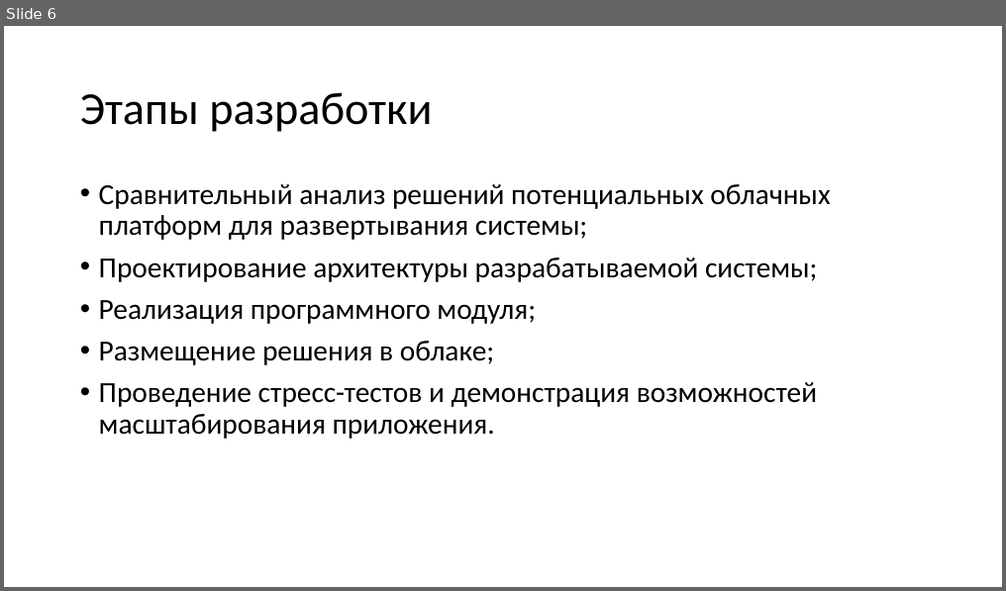
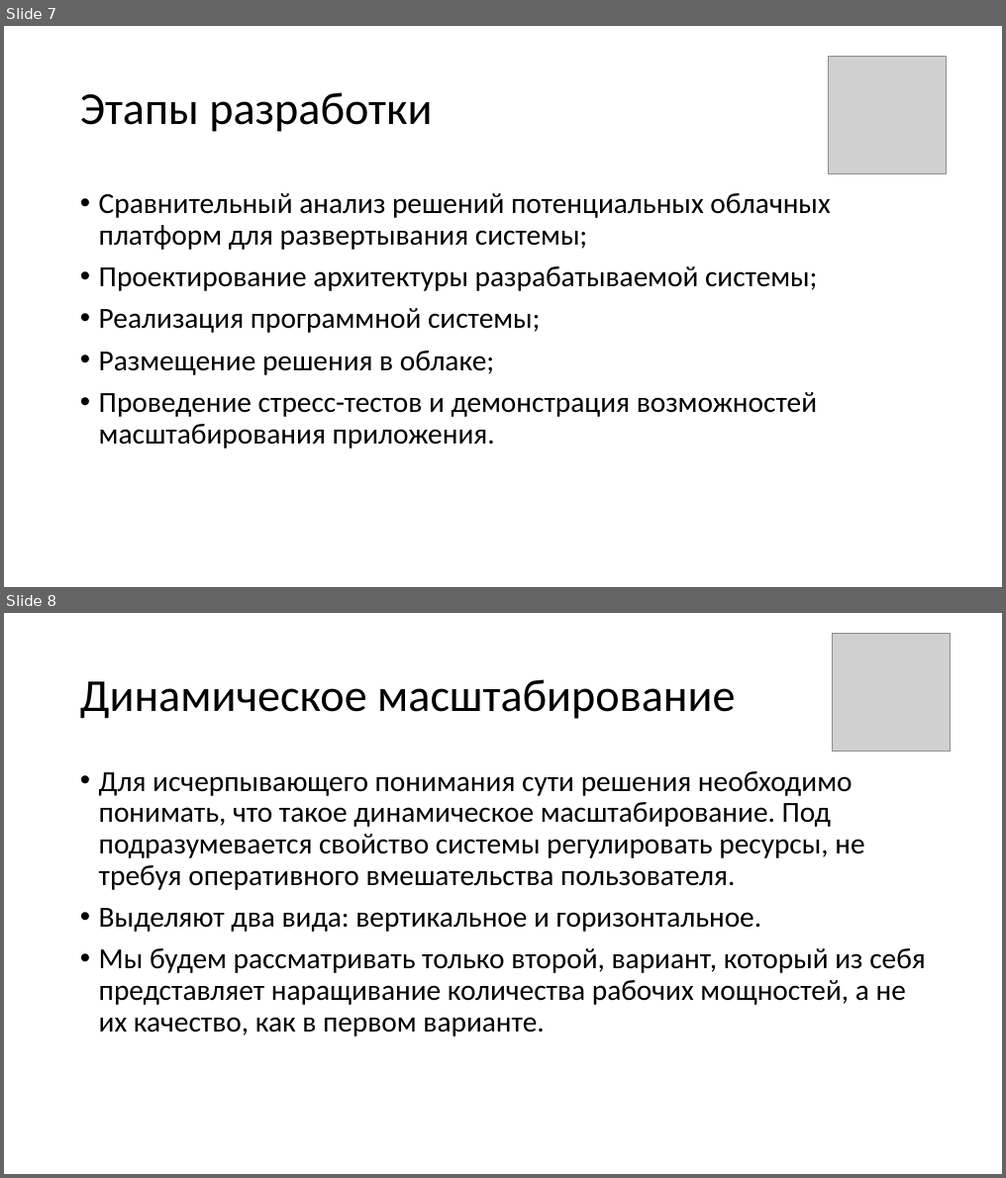
Before and after one commit to SkiStalker/BachelorsDegree, a slide deck: text/Масштабирование_вычислительных_мощностей.pptx. Shown one above the other, each under a label of ours: slide 6 before the commit, slides 7 and 8 after it. The pictures are 1006x591 and 1006x1178 pixels, drawn with LibreOffice and Linux fonts; fonts in the diff are those of the drawing; grey boxes stand for pictures. Boxes give left, top, right and bottom in pixels: in the first picture for what was removed or moved away, otherwise in the second. Text is boxed around its words. In the diff, an @@ line names an element or a change of style, - is before the commit and + after.

```diff
--- a/text/Масштабирование_вычислительных_мощностей.pptx
+++ b/text/Масштабирование_вычислительных_мощностей.pptx
@@ slide 8 added at (4, 613, 1002, 1174), background #FFFFFF @@
@@ picture added at (832, 634, 949, 752) @@
@@ title added at (80, 679, 735, 719), 44 pt, text #000000 @@
+Динамическое масштабирование
@@ text added at (99, 771, 926, 1037), 28 pt, text #000000 @@
+• Для исчерпывающего понимания сути решения необходимо понимать, что такое динамическое масштабирование. Под подразумевается свойство системы регулировать ресурсы, не требуя оперативного вмешательства пользователя.
+• Выделяют два вида: вертикальное и горизонтальное.
+• Мы будем рассматривать только второй, вариант, который из себя представляет наращивание количества рабочих мощностей, а не их качество, как в первом варианте.
@@ what was slide 6 is now slide 7 @@
@@ slide 7 changed as well @@
@@ picture added at (829, 56, 946, 174) @@
@@ text "Сравнительный анализ решений потенциальных облачных ...": place and size @@
-text "Сравнительный анализ решений потенциальных облачных ..." at (99, 184, 830, 439)
+text "Сравнительный анализ решений потенциальных облачных ..." at (99, 193, 830, 449)
@@ text at (99, 308, 541, 333): text changed @@
-• Реализация программного модуля;
+• Реализация программной системы;
```
Also in this commit, not shown: 7 other slides changed, 7 other slides added, 3 slides removed, 3 other files.
